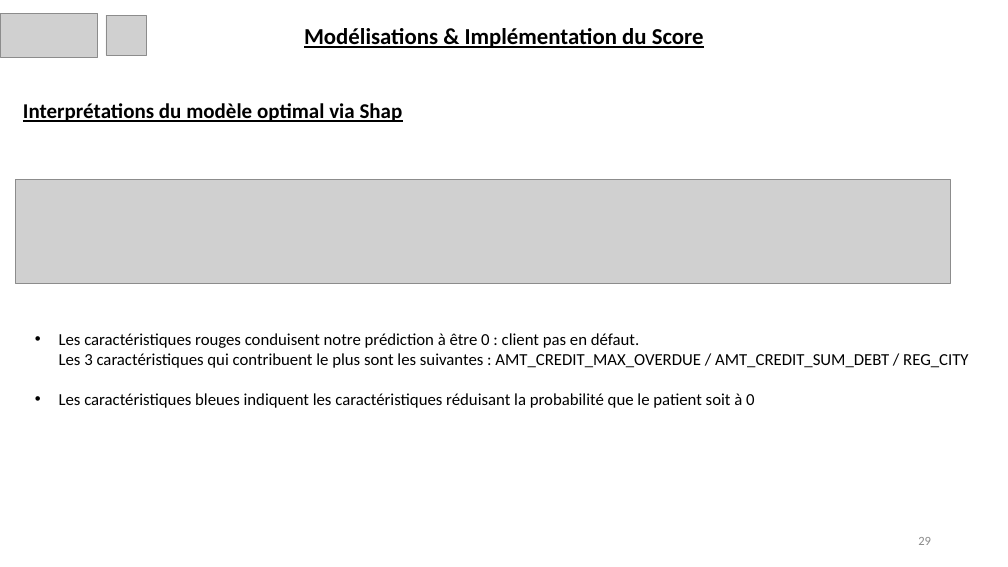
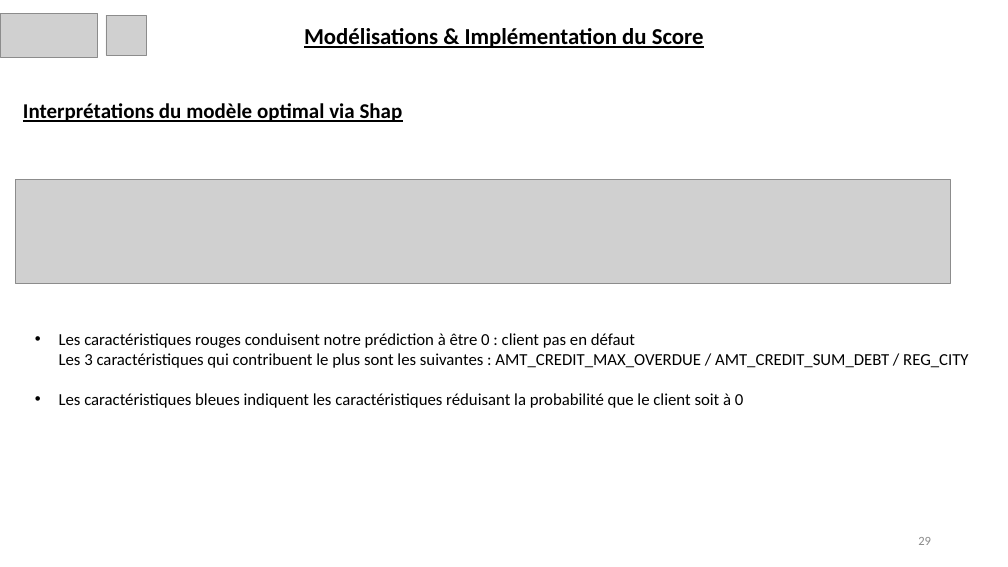
Before and after one commit to anojan01/P7_Anantharajah_Anojan, a slide deck: slide 29 of P7_04_Présentation.pptx. Drawn at 1008x567 pixels with LibreOffice and Linux fonts; fonts in the diff are those of the drawing; grey boxes stand for pictures. Boxes give left, top, right and bottom in pixels: in the first picture for what was removed or moved away, otherwise in the second. Text is boxed around its words. In the diff, an @@ line names an element or a change of style, - is before the commit and + after.

```diff
--- a/P7_04_Présentation.pptx
+++ b/P7_04_Présentation.pptx
@@ text at (59, 333, 968, 408): text changed @@
-• Les caractéristiques rouges conduisent notre prédiction à être 0 : client pas en défaut.
-  Les 3 caractéristiques qui contribuent le plus sont les suivantes : AMT_CREDIT_MAX_OVERDUE / AMT_CREDIT_SUM_DEBT / REG_CITY
-• Les caractéristiques bleues indiquent les caractéristiques réduisant la probabilité que le patient soit à 0
+• Les caractéristiques rouges conduisent notre prédiction à être 0 : client pas en défaut
+  Les 3 caractéristiques qui contribuent le plus sont les suivantes : AMT_CREDIT_MAX_OVERDUE / AMT_CREDIT_SUM_DEBT / REG_CITY
+• Les caractéristiques bleues indiquent les caractéristiques réduisant la probabilité que le client soit à 0
```
Also in this commit, not shown: 8 other slides changed, 2 slides removed, 3 other files.
